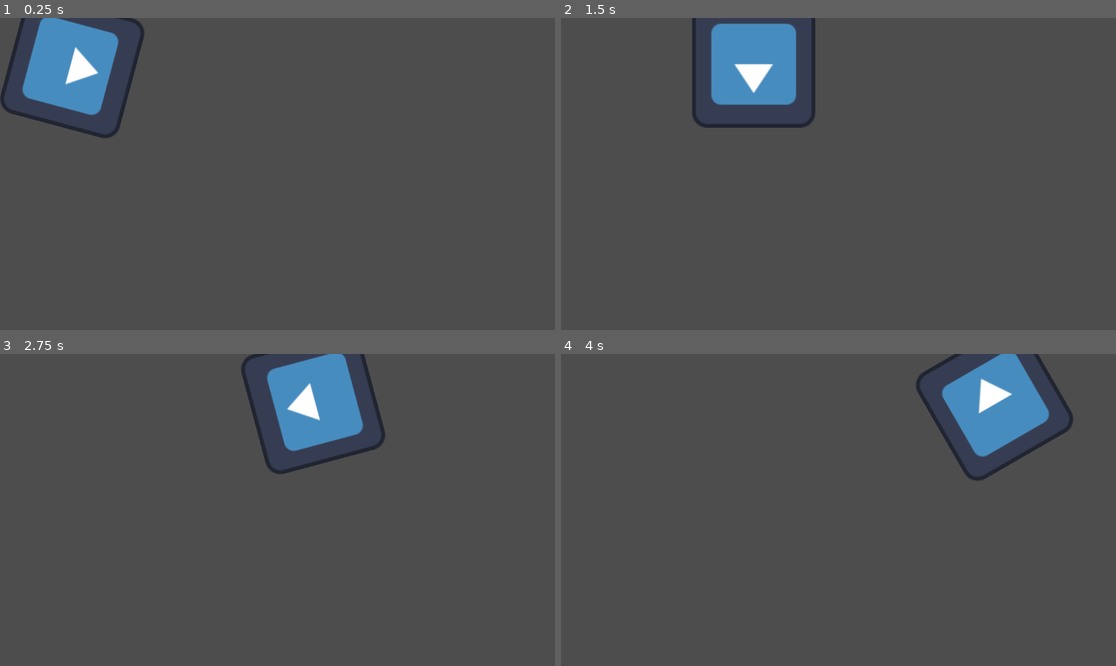
Above: before the commit, frames 1-4 (two rows, left to right).
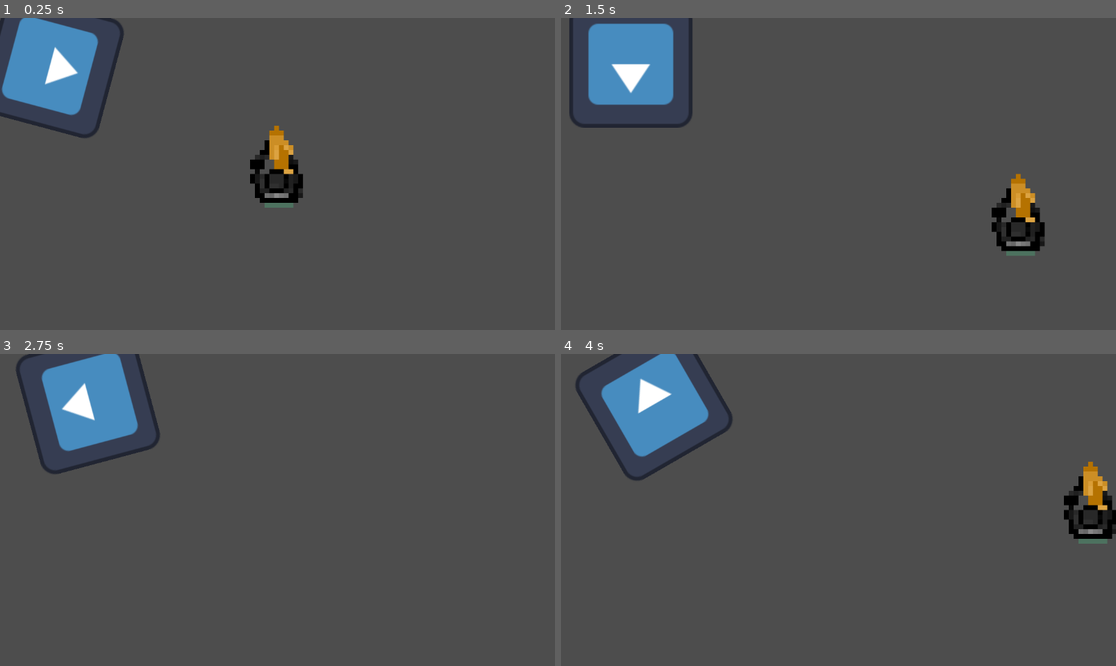
Above: after the commit, the same moments.

Repository: shafayatb/Godot-Basics-Shooter
Game: Godot game, scene res://scenes/levels/level.tscn
Same seed, same stepped clock (60 frames per second), same inputs: the game is played once before the commit and once after it. The engine's default icon, where the game draws it, is replaced by a stand-in: a white triangle on a blue panel in a dark square.
Inputs:
- Up to frame 1 (0.25 s): no input
- Up to frame 2 (1.5 s): hold Right (right, bound only after the commit) 0.53-1.28 s; hold Space (primary action, bound only after the commit) 0.53-1.28 s; tap Ctrl (secondary action, bound only after the commit) at 0.8, 1.35 s; hold S (down, bound only after the commit) from 1.28 s (still down)
- Up to frame 3 (2.75 s): tap Space (primary action, bound only after the commit) at 1.55 s; release S (down, bound only after the commit) at 2.03 s; hold Right (right, bound only after the commit) from 2.03 s (still down); hold Space (primary action, bound only after the commit) from 2.03 s (still down); tap Ctrl (secondary action, bound only after the commit) at 2.3 s
- Up to frame 4 (4 s): release Right (right, bound only after the commit) at 2.78 s; release Space (primary action, bound only after the commit) at 2.78 s; hold W (up, bound only after the commit) 2.78-3.53 s; tap Ctrl (secondary action, bound only after the commit) at 2.85, 3.8 s; tap Space (primary action, bound only after the commit) at 3.05 s; hold A (left, bound only after the commit) from 3.53 s (still down); hold Space (primary action, bound only after the commit) from 3.53 s (still down)

The runs differ from the first frame. In frame 1, 5.7% of the frame differs, in the area x 0-55%, y 0-61%; in frame 2, 11%; in frame 3, 9.7%; in frame 4, 11%, in the area x 2-100%, y 0-61%.

Commit message:
Basic input intro

Diff:
--- a/project.godot
+++ b/project.godot
@@ -15,6 +15,45 @@
 config/features=PackedStringArray("4.3", "GL Compatibility")
 config/icon="res://icon.svg"
 
+[input]
+
+left={
+"deadzone": 0.5,
+"events": [Object(InputEventKey,"resource_local_to_scene":false,"resource_name":"","device":-1,"window_id":0,"alt_pressed":false,"shift_pressed":false,"ctrl_pressed":false,"meta_pressed":false,"pressed":false,"keycode":0,"physical_keycode":65,"key_label":0,"unicode":97,"location":0,"echo":false,"script":null)
+, Object(InputEventKey,"resource_local_to_scene":false,"resource_name":"","device":-1,"window_id":0,"alt_pressed":false,"shift_pressed":false,"ctrl_pressed":false,"meta_pressed":false,"pressed":false,"keycode":0,"physical_keycode":4194319,"key_label":0,"unicode":0,"location":0,"echo":false,"script":null)
+]
+}
+right={
+"deadzone": 0.5,
+"events": [Object(InputEventKey,"resource_local_to_scene":false,"resource_name":"","device":-1,"window_id":0,"alt_pressed":false,"shift_pressed":false,"ctrl_pressed":false,"meta_pressed":false,"pressed":false,"keycode":0,"physical_keycode":4194321,"key_label":0,"unicode":0,"location":0,"echo":false,"script":null)
+, Object(InputEventKey,"resource_local_to_scene":false,"resource_name":"","device":-1,"window_id":0,"alt_pressed":false,"shift_pressed":false,"ctrl_pressed":false,"meta_pressed":false,"pressed":false,"keycode":0,"physical_keycode":68,"key_label":0,"unicode":100,"location":0,"echo":false,"script":null)
+]
+}
+up={
+"deadzone": 0.5,
+"events": [Object(InputEventKey,"resource_local_to_scene":false,"resource_name":"","device":-1,"window_id":0,"alt_pressed":false,"shift_pressed":false,"ctrl_pressed":false,"meta_pressed":false,"pressed":false,"keycode":0,"physical_keycode":87,"key_label":0,"unicode":119,"location":0,"echo":false,"script":null)
+, Object(InputEventKey,"resource_local_to_scene":false,"resource_name":"","device":-1,"window_id":0,"alt_pressed":false,"shift_pressed":false,"ctrl_pressed":false,"meta_pressed":false,"pressed":false,"keycode":0,"physical_keycode":4194320,"key_label":0,"unicode":0,"location":0,"echo":false,"script":null)
+]
+}
+down={
+"deadzone": 0.5,
+"events": [Object(InputEventKey,"resource_local_to_scene":false,"resource_name":"","device":-1,"window_id":0,"alt_pressed":false,"shift_pressed":false,"ctrl_pressed":false,"meta_pressed":false,"pressed":false,"keycode":0,"physical_keycode":83,"key_label":0,"unicode":115,"location":0,"echo":false,"script":null)
+, Object(InputEventKey,"resource_local_to_scene":false,"resource_name":"","device":-1,"window_id":0,"alt_pressed":false,"shift_pressed":false,"ctrl_pressed":false,"meta_pressed":false,"pressed":false,"keycode":0,"physical_keycode":4194322,"key_label":0,"unicode":0,"location":0,"echo":false,"script":null)
+]
+}
+"primary action"={
+"deadzone": 0.5,
+"events": [Object(InputEventKey,"resource_local_to_scene":false,"resource_name":"","device":-1,"window_id":0,"alt_pressed":false,"shift_pressed":false,"ctrl_pressed":false,"meta_pressed":false,"pressed":false,"keycode":0,"physical_keycode":32,"key_label":0,"unicode":32,"location":0,"echo":false,"script":null)
+, Object(InputEventMouseButton,"resource_local_to_scene":false,"resource_name":"","device":-1,"window_id":0,"alt_pressed":false,"shift_pressed":false,"ctrl_pressed":false,"meta_pressed":false,"button_mask":0,"position":Vector2(142, 51),"global_position":Vector2(161, 142),"factor":1.0,"button_index":1,"canceled":false,"pressed":true,"double_click":false,"script":null)
+]
+}
+"secondary action"={
+"deadzone": 0.5,
+"events": [Object(InputEventKey,"resource_local_to_scene":false,"resource_name":"","device":-1,"window_id":0,"alt_pressed":false,"shift_pressed":false,"ctrl_pressed":false,"meta_pressed":false,"pressed":false,"keycode":0,"physical_keycode":4194326,"key_label":0,"unicode":0,"location":0,"echo":false,"script":null)
+, Object(InputEventMouseButton,"resource_local_to_scene":false,"resource_name":"","device":-1,"window_id":0,"alt_pressed":false,"shift_pressed":false,"ctrl_pressed":false,"meta_pressed":false,"button_mask":0,"position":Vector2(86, 26),"global_position":Vector2(105, 117),"factor":1.0,"button_index":2,"canceled":false,"pressed":true,"double_click":false,"script":null)
+]
+}
+
 [rendering]
 
 renderer/rendering_method="gl_compatibility"
--- a/scenes/levels/level.gd
+++ b/scenes/levels/level.gd
@@ -12,3 +12,6 @@
 	$Logo.rotation_degrees += 60 * delta
 	if $Logo.position.x > 1000:
 		$Logo.pos.x = 0
+
+	if Input.is_action_pressed("left"):
+			$Logo.pos.x -= 60 * delta
--- a/scenes/levels/level.tscn
+++ b/scenes/levels/level.tscn
@@ -1,8 +1,9 @@
-[gd_scene load_steps=4 format=3 uid="uid://crw3rt4f1eu18"]
+[gd_scene load_steps=5 format=3 uid="uid://crw3rt4f1eu18"]
 
 [ext_resource type="Texture2D" uid="uid://dgiyh2lrlvoe3" path="res://icon.svg" id="1_ed6wy"]
 [ext_resource type="Script" path="res://scenes/levels/level.gd" id="1_j0dw8"]
 [ext_resource type="Script" path="res://scenes/logo.gd" id="2_ngk3t"]
+[ext_resource type="PackedScene" uid="uid://crif8j6vjloyn" path="res://scenes/player/player.tscn" id="4_u7ebt"]
 
 [node name="Level" type="Node2D"]
 script = ExtResource("1_j0dw8")
@@ -10,3 +11,6 @@
 [node name="Logo" type="Sprite2D" parent="."]
 texture = ExtResource("1_ed6wy")
 script = ExtResource("2_ngk3t")
+
+[node name="Player" parent="." instance=ExtResource("4_u7ebt")]
+position = Vector2(579, 324)
--- a/scenes/logo.gd
+++ b/scenes/logo.gd
@@ -13,7 +13,5 @@
 
 # Called every frame. 'delta' is the elapsed time since the previous frame.
 func _process(delta):
-	pos.x += 200 * delta
+	pos.x += 30 * delta
 	position = pos
-	#test_scale += 0.01
-	#scale = Vector2(test_scale, test_scale)
--- /dev/null
+++ b/scenes/player/player.gd
@@ -0,0 +1,15 @@
+extends Node2D
+
+var speed: int = 500
+
+func _process(delta):
+	#input
+	var direction = Input.get_vector("left", "right", "up", "down")
+	position += direction * speed * delta
+
+	#laser
+	if Input.is_action_pressed("primary action"):
+		print_rich("Lasr shot")
+
+	if Input.is_action_pressed("secondary action"):
+		print_rich("grande thrown")
--- /dev/null
+++ b/scenes/player/player.tscn
@@ -0,0 +1,10 @@
+[gd_scene load_steps=3 format=3 uid="uid://crif8j6vjloyn"]
+
+[ext_resource type="Script" path="res://scenes/player/player.gd" id="1_52ser"]
+[ext_resource type="Texture2D" uid="uid://ms20wtri1y7i" path="res://graphics/player/New Piskel-1.png.png" id="1_1372a"]
+
+[node name="Player" type="Node2D"]
+script = ExtResource("1_52ser")
+
+[node name="PlayerImage" type="Sprite2D" parent="."]
+texture = ExtResource("1_1372a")
Binary file added: graphics/player/New Piskel-1.png.png
Not shown, added: graphics/player/New Piskel-1.png.png.import
